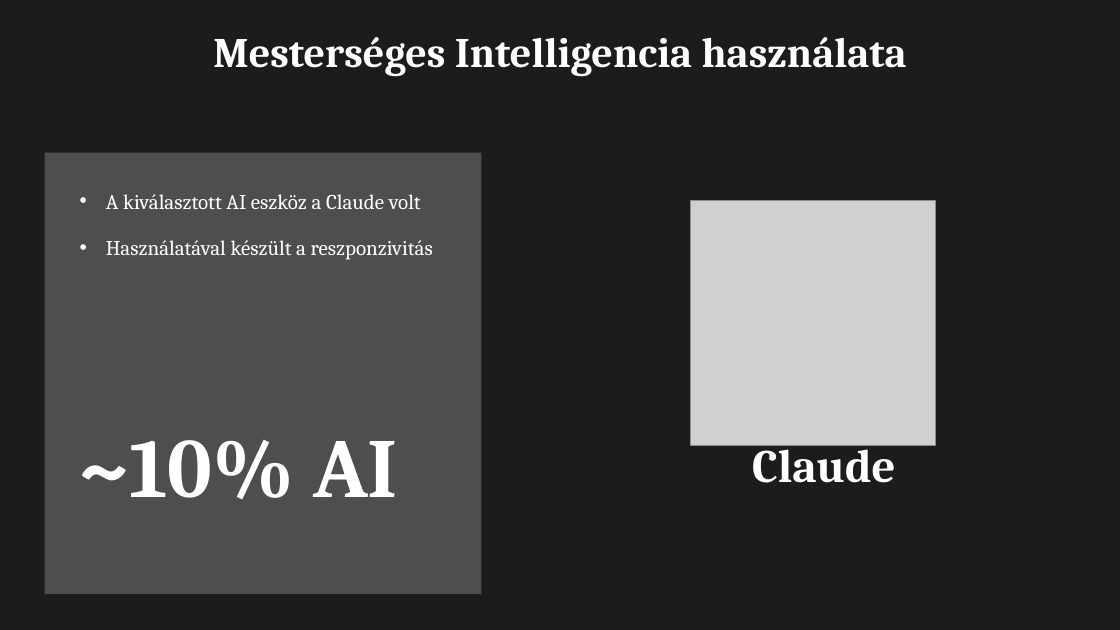
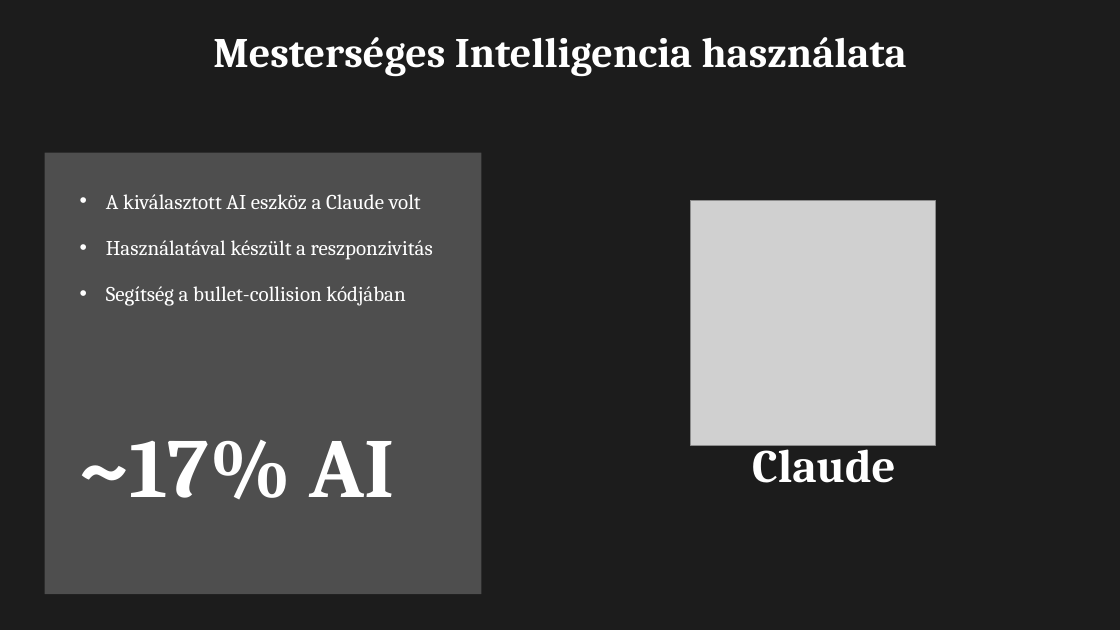
Before and after one commit to Levente-Banki/Banki-Space-Shooter-projekt, a slide deck: slide 7 of SpaceBoom bemutató.pptx. Drawn at 1120x630 pixels with LibreOffice and Linux fonts; fonts in the diff are those of the drawing; grey boxes stand for pictures; background and template pictures are left out; a plain dark background stands for a picture behind light text. Boxes give left, top, right and bottom in pixels: in the first picture for what was removed or moved away, otherwise in the second. Text is boxed around its words. In the diff, an @@ line names an element or a change of style, - is before the commit and + after.

Commit message:
Javítás a pptben

```diff
--- a/SpaceBoom bemutató.pptx
+++ b/SpaceBoom bemutató.pptx
@@ text at bbox=[106, 286, 405, 306]: paragraph added @@
+• Segítség a bullet-collision kódjában
@@ text at bbox=[80, 440, 395, 499]: text changed @@
-~10% AI
+~17% AI
```
